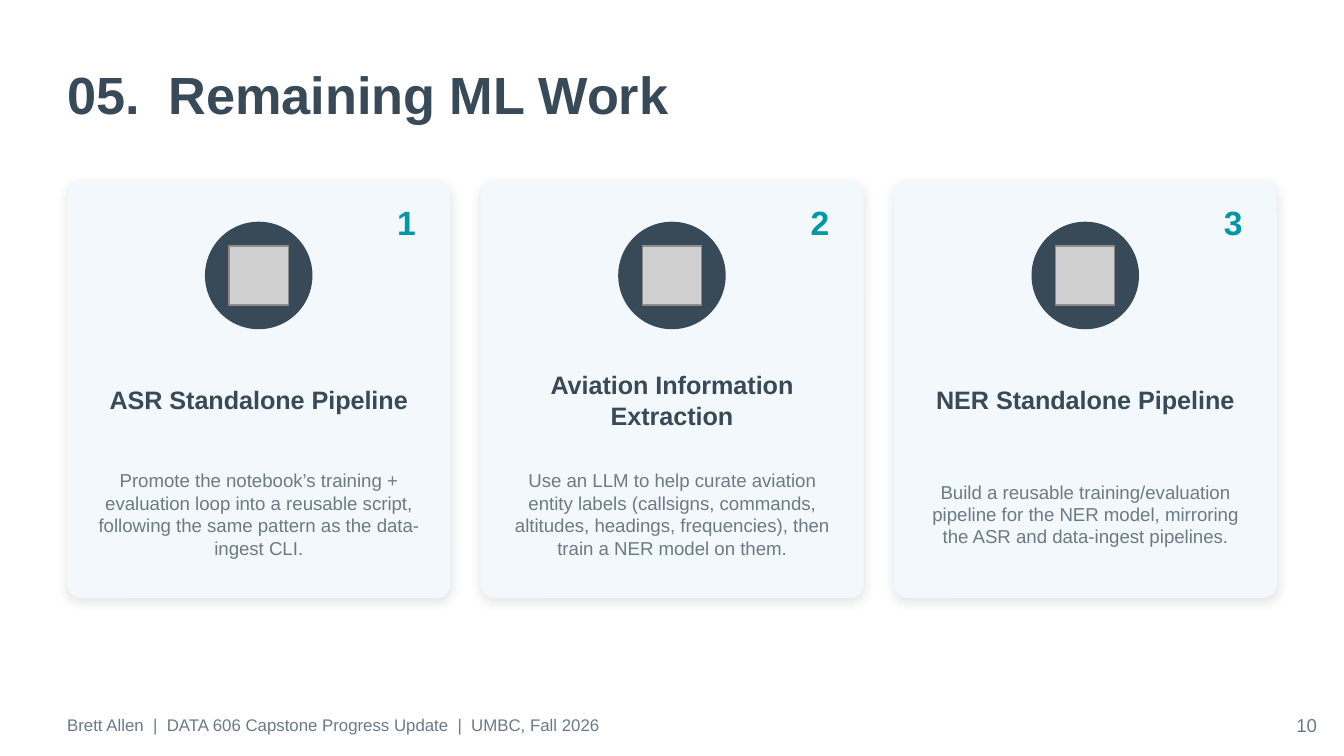
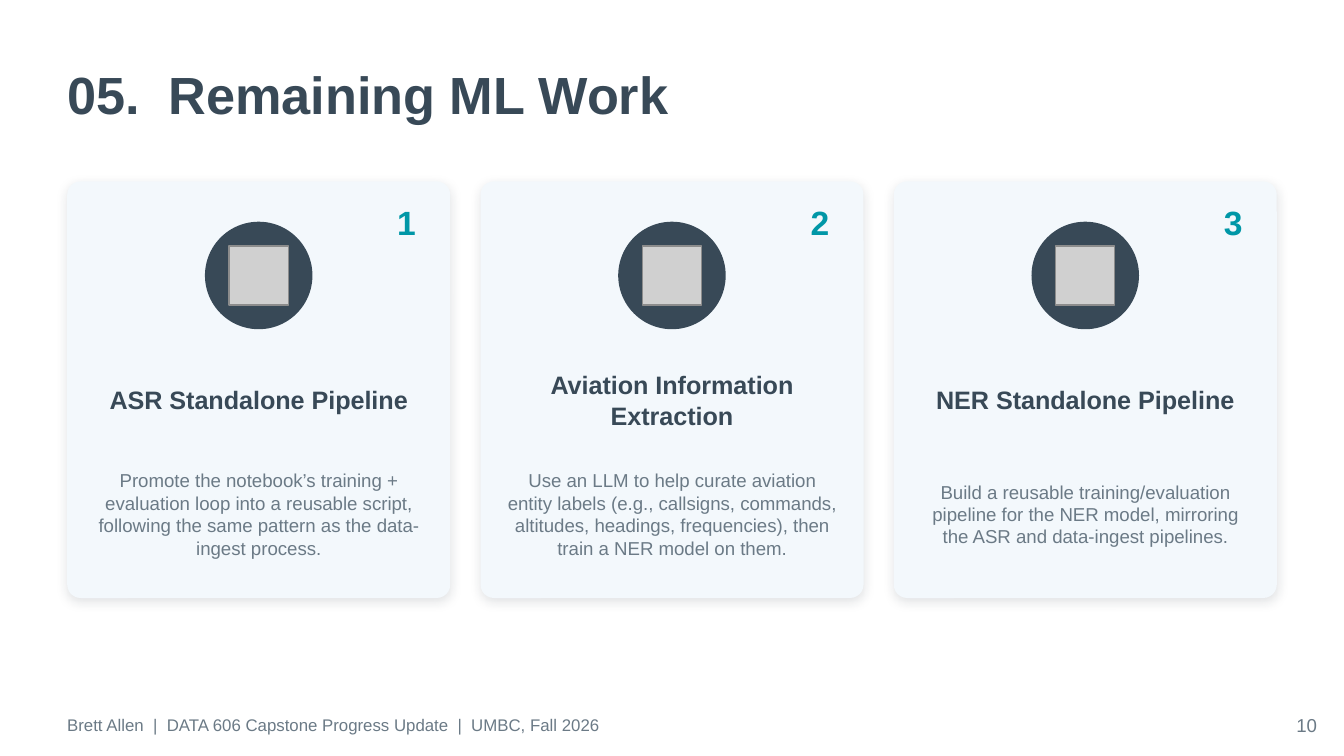
Before and after one commit to BrettFX/UMBC-DATA606-Capstone, a slide deck: slide 10 of docs/Allen_DATA_606_Capstone_Progress_Update.pptx. Drawn at 1344x756 pixels with LibreOffice and Linux fonts; fonts in the diff are those of the drawing; grey boxes stand for pictures. Boxes give left, top, right and bottom in pixels: in the first picture for what was removed or moved away, otherwise in the second. Text is boxed around its words. In the diff, an @@ line names an element or a change of style, - is before the commit and + after.

```diff
--- a/docs/Allen_DATA_606_Capstone_Progress_Update.pptx
+++ b/docs/Allen_DATA_606_Capstone_Progress_Update.pptx
@@ text at <box>99,473,419,559</box>: text changed @@
-Promote the notebook’s training + evaluation loop into a reusable script, following the same pattern as the data-ingest CLI.
+Promote the notebook’s training + evaluation loop into a reusable script, following the same pattern as the data-ingest process.
@@ text at <box>508,473,836,555</box>: text changed @@
-Use an LLM to help curate aviation entity labels (callsigns, commands, altitudes, headings, frequencies), then train a NER model on them.
+Use an LLM to help curate aviation entity labels (e.g., callsigns, commands, altitudes, headings, frequencies), then train a NER model on them.
```
Also in this commit, not shown: 8 other slides changed.
